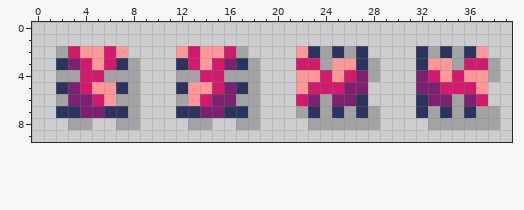
One commit to this pixel-art sprite: resources/sprites/robot_standing.png. The picture above is the old version.
The file is 40x10 pixels.
Once edited:
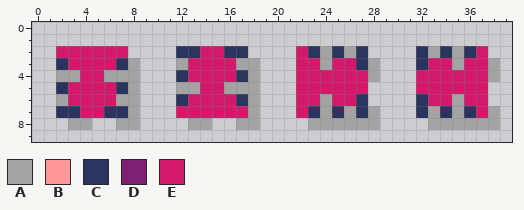
Palette (. is transparent): A #a3a3a3  B #ff9798  C #2b335f  D #7e2072  E #d4186c
Commit message: Add flat robot sprites Signed-off-by: Krzysztof Furtak <kfurtak1024@gmail.com>
Edits made:
y 2: x 2 A -> E; x 4..5 BB -> EE; x 7 B -> E; x 12..17 BEBBEA -> CCEECC; x 22 B -> E; x 37 B -> E
y 3: x 3 D -> E; x 5 B -> E; x 12 C -> A; x 14 B -> E; x 16..17 DC -> EA; x 25..26 BB -> EE; x 33..34 BB -> EE
y 4: x 12..13 AA -> CE; x 16..17 AA -> EC; x 22..23 BB -> EE; x 25 B -> E; x 27 D -> E; x 32 D -> E; x 34 B -> E; x 36..37 BB -> EE
y 5: x 3 D -> E; x 5..6 BB -> EE; x 12..14 CBB -> AAE; x 16..17 DC -> AA; x 22 B -> E; x 26..27 DD -> EE; x 32..33 DD -> EE; x 37 B -> E
y 6: x 3..4 DD -> EE; x 6 B -> E; x 12..13 AB -> CE; x 15..17 DDA -> EEC; x 23 D -> E; x 25..26 DD -> EE; x 33..34 DD -> EE; x 36 D -> E
y 7: x 4..5 DD -> EE; x 12..17 CCDDCC -> EEEEEE; x 22 A -> E; x 37 A -> E
Changed places in both pictures, as pixel boxes (x1, y1, x2, y2):
changed: (56, 46, 128, 118)
changed: (176, 46, 248, 118)
changed: (296, 46, 488, 118)
